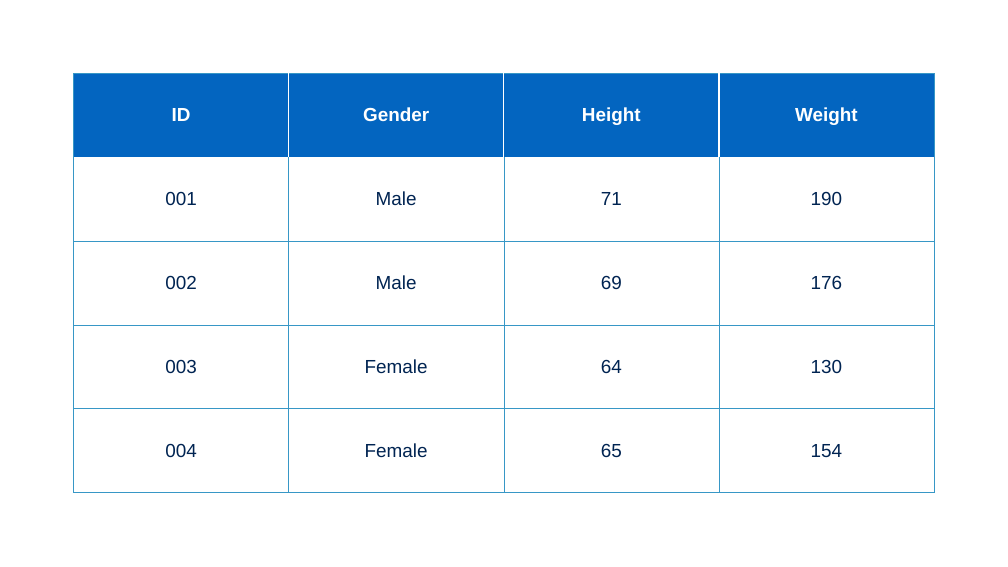
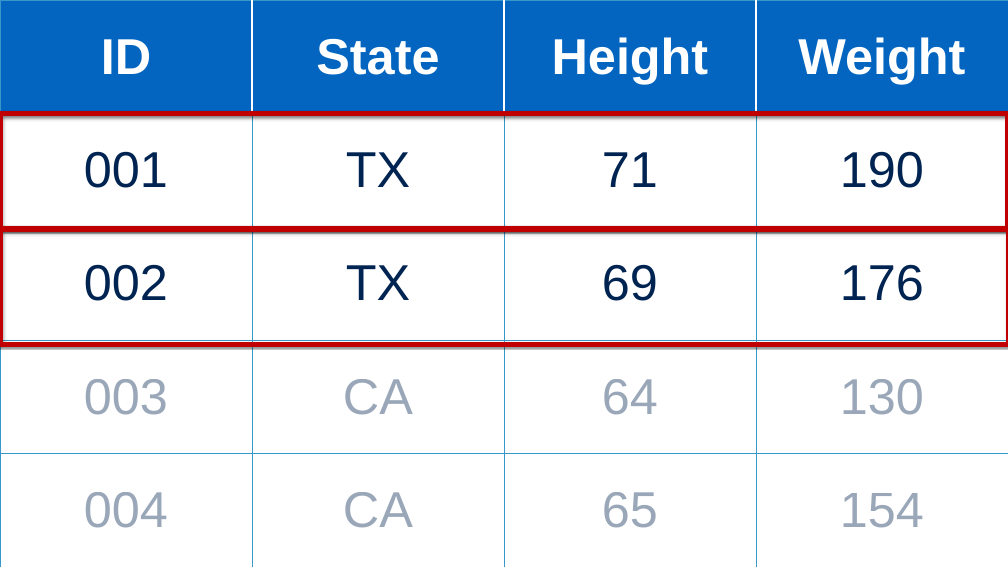
Before and after one commit to brad-cannell/r4epi, a slide deck: slide 1 of img/05_part_data_management/subsetting.pptx. Drawn at 1008x567 pixels with LibreOffice and Linux fonts; fonts in the diff are those of the drawing. Boxes give left, top, right and bottom in pixels: in the first picture for what was removed or moved away, otherwise in the second. Text is boxed around its words. In the diff, an @@ line names an element or a change of style, - is before the commit and + after.

Commit message:
Working on data management part
- First draft of introduction to data management
- Fist draft of creating and modifying columns
-First draft of subsetting data frames

```diff
--- a/img/05_part_data_management/subsetting.pptx
+++ b/img/05_part_data_management/subsetting.pptx
@@ table at bbox=[0, 0, 1008, 567] @@
-row 1, column 2: Gender
+row 1, column 2: State
-row 2, column 2: Male
+row 2, column 2: TX
-row 3, column 2: Male
+row 3, column 2: TX
-row 4, column 2: Female
+row 4, column 2: CA
-row 5, column 2: Female
+row 5, column 2: CA
@@ size 36 to 96 pt in "ID", "Height", "Weight", "001" and 11 more places @@
@@ text colour #002452 to #002452 at 40% opacity in "003", "64", "130", "004" and 2 more places @@
@@ table: place and size @@
-table at bbox=[73, 73, 934, 492]
+table at bbox=[0, 0, 1008, 567]
@@ rectangle added at bbox=[0, 113, 1008, 229], outline #C00000 10 pt @@
@@ rectangle added at bbox=[0, 229, 1008, 344], outline #C00000 10 pt @@
```
Also in this commit, not shown: 1 slide added, 17 slides removed, 47 other files.
